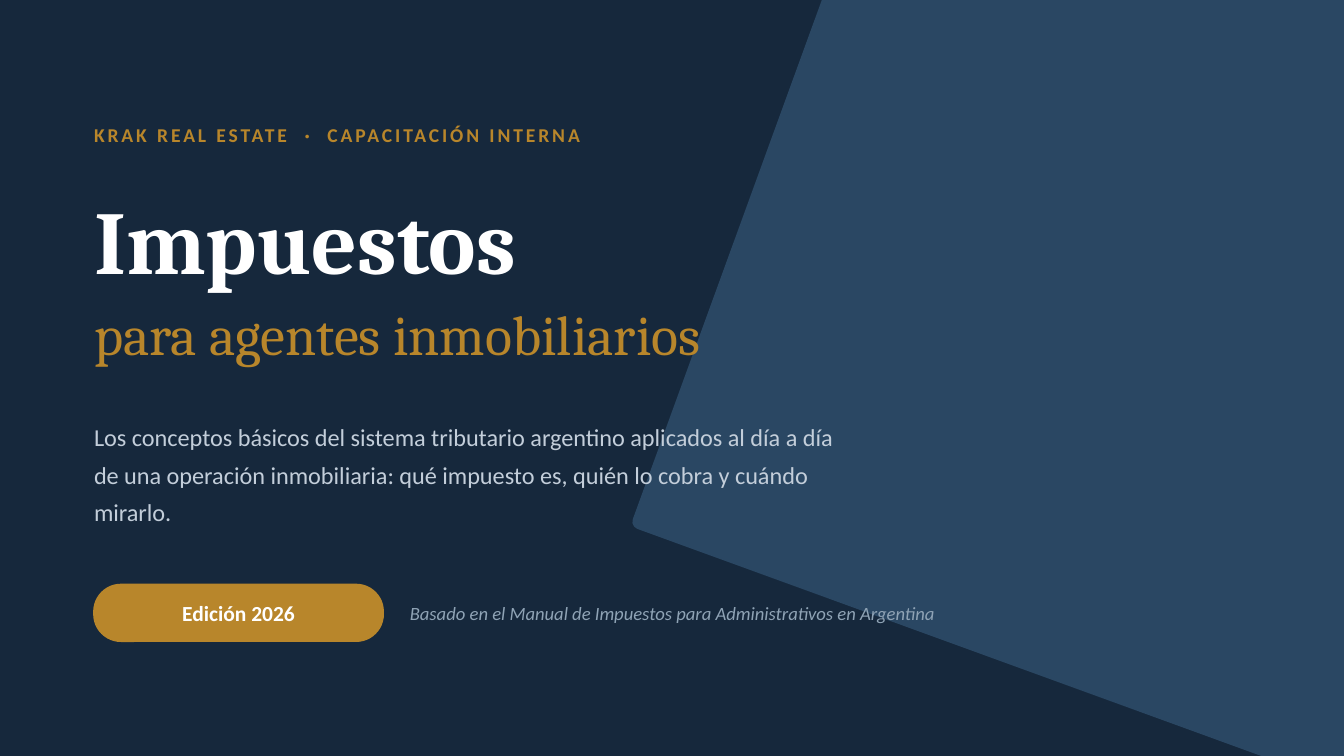
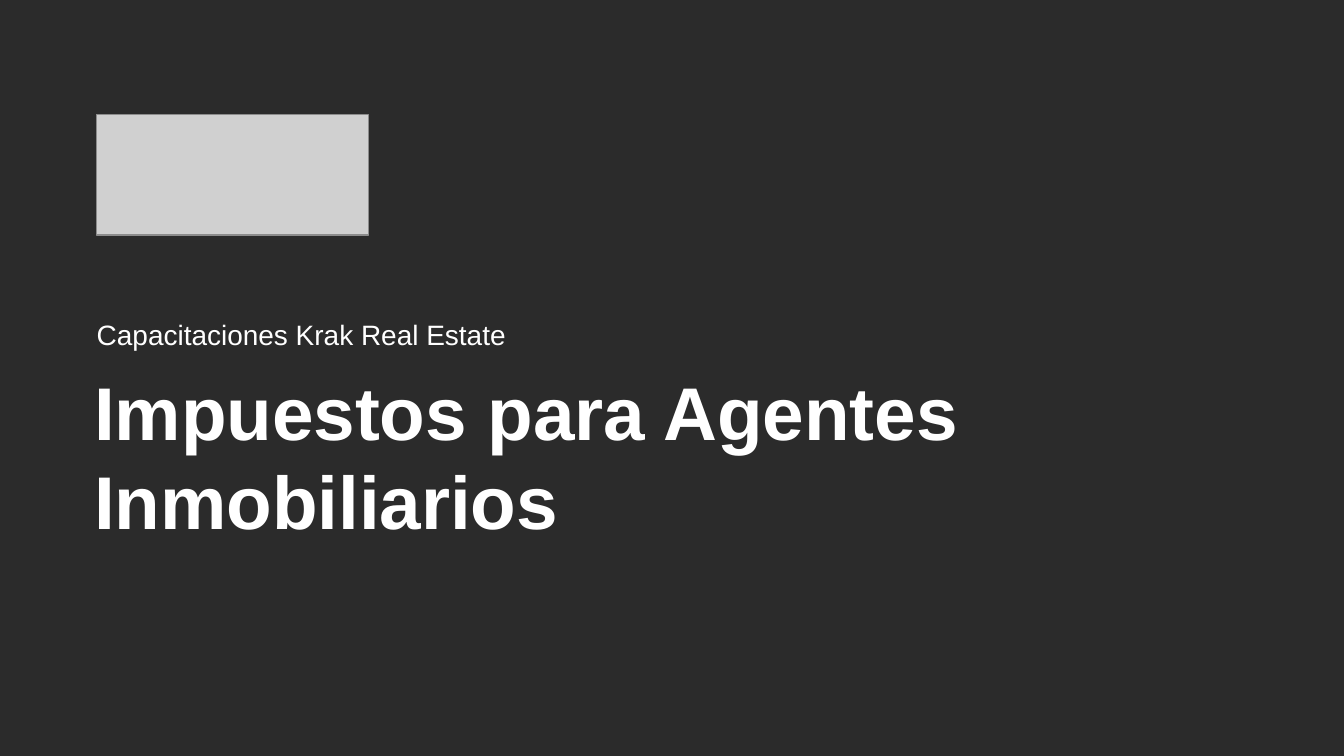
Before and after one commit to marcenapo-hub/KrakRealEstate, a slide deck: slide 1 of capacitaciones/impuestos/Capacitacion-Impuestos-Agentes-Inmobiliarios.pptx. Drawn at 1344x756 pixels with LibreOffice and Linux fonts; fonts in the diff are those of the drawing; grey boxes stand for pictures; background and template pictures are left out; a plain dark background stands for a picture behind light text. Boxes give left, top, right and bottom in pixels: in the first picture for what was removed or moved away, otherwise in the second. Text is boxed around its words. In the diff, an @@ line names an element or a change of style, - is before the commit and + after.

```diff
--- a/capacitaciones/impuestos/Capacitacion-Impuestos-Agentes-Inmobiliarios.pptx
+++ b/capacitaciones/impuestos/Capacitacion-Impuestos-Agentes-Inmobiliarios.pptx
@@ background #16283C to picture (left out) @@
@@ rounded rectangle removed at box(631, 0, 1344, 756) @@
@@ picture added at box(97, 114, 368, 235) @@
@@ text removed at box(94, 316, 700, 367) @@
-para agentes inmobiliarios
@@ text at box(97, 324, 505, 350): text changed; size 10.5 to 15 pt; font Calibri to Arial; text colour #B8862B to #FFFFFF; bold off @@
-KRAK REAL ESTATE · CAPACITACIÓN INTERNA
+Capacitaciones Krak Real Estate
@@ text at box(94, 388, 957, 530): text changed; size 48 to 40 pt; font Cambria to Arial @@
-Impuestos
+Impuestos para Agentes Inmobiliarios
@@ text "Impuestos para Agentes Inmobiliarios" at box(94, 388, 957, 530): vertical alignment middle to top @@
@@ text removed at box(94, 429, 833, 521) @@
-Los conceptos básicos del sistema tributario argentino aplicados al día a día de una operación inmobiliaria: qué impuesto es, quién lo cobra y cuándo mirarlo.
@@ rounded rectangle removed at box(94, 585, 383, 641) @@
@@ text removed at box(182, 606, 295, 621) @@
-Edición 2026
@@ text removed at box(410, 607, 934, 623) @@
-Basado en el Manual de Impuestos para Administrativos en Argentina
```
Also in this commit, not shown: 11 other slides changed, 7 other files.
